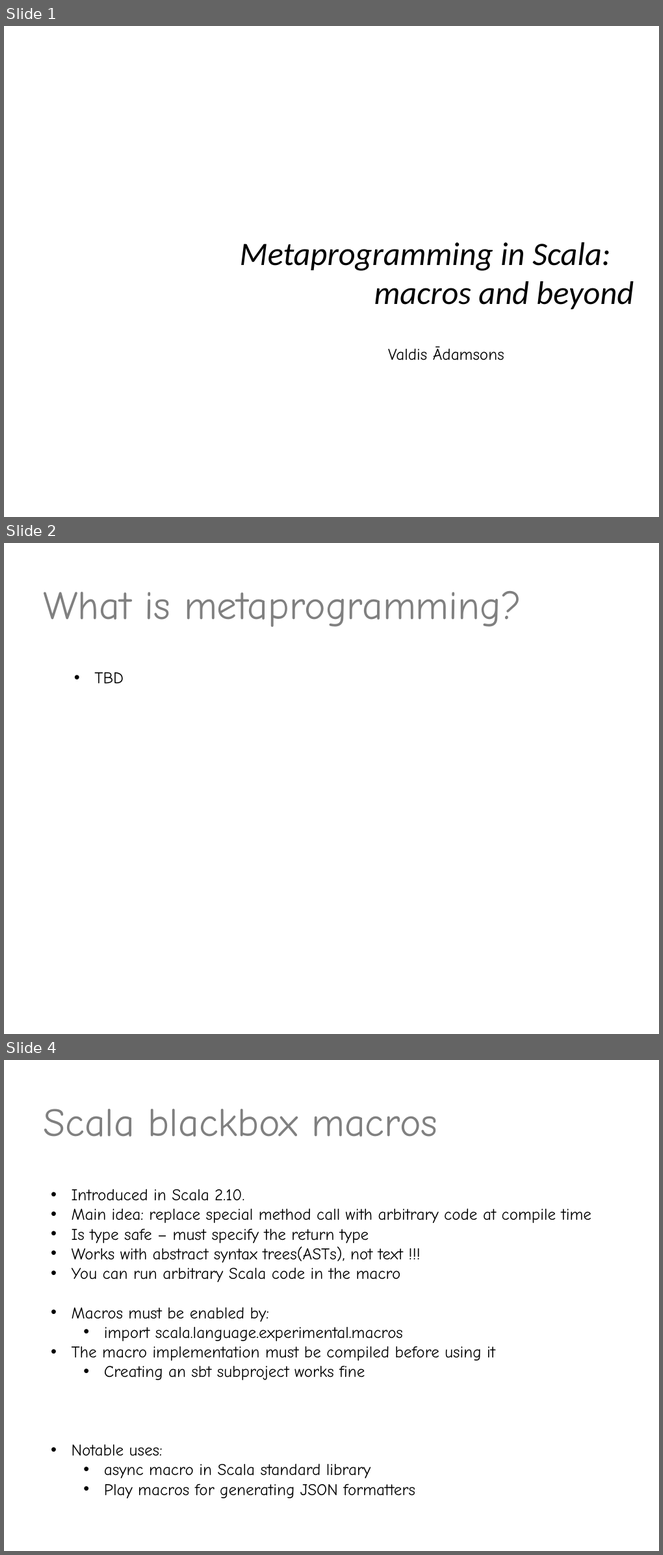
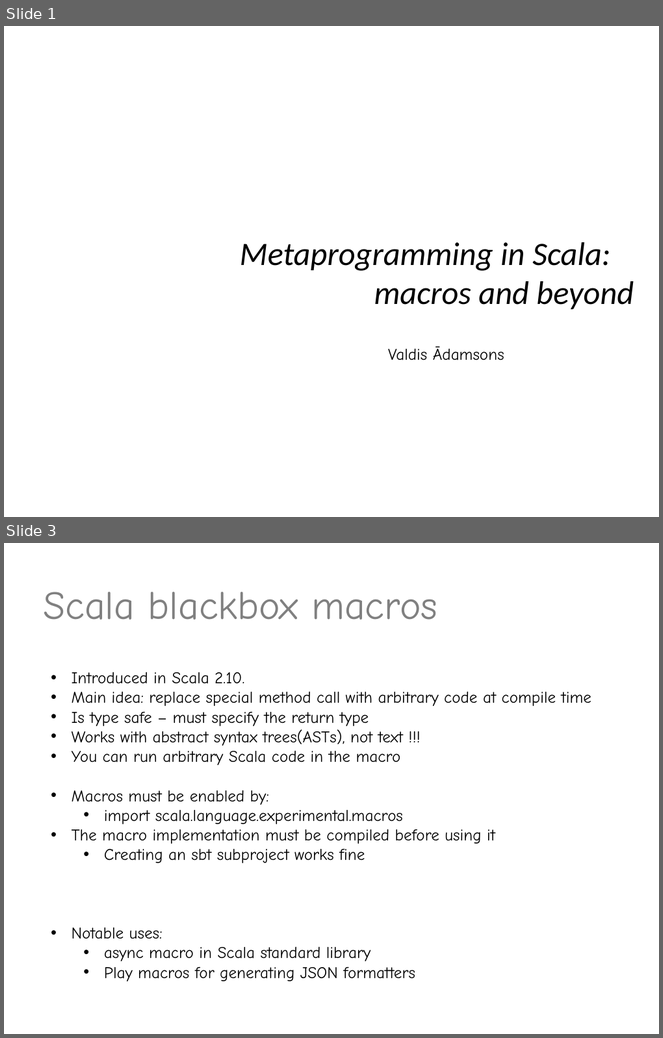
Before and after one commit to valdisxp1/scala-metaprograming-fun, a slide deck: Scala_metaprogramming.pptx. Shown one above the other, each under a label of ours: slides 1, 2 and 4 before the commit, slides 1 and 3 after it; the slides between them are not shown. The pictures are 663x1555 and 663x1038 pixels, drawn with LibreOffice and Linux fonts; fonts in the diff are those of the drawing. Boxes give left, top, right and bottom in pixels: in the first picture for what was removed or moved away, otherwise in the second. Text is boxed around its words. In the diff, an @@ line names an element or a change of style, - is before the commit and + after.

```diff
--- a/Scala_metaprogramming.pptx
+++ b/Scala_metaprogramming.pptx
@@ slide 2 removed at (4, 543, 659, 1034), background #FFFFFF @@
@@ title removed at (43, 591, 521, 627) @@
-What is metaprogramming?
@@ text removed at (94, 672, 124, 684) @@
-• TBD
@@ what was slide 4 is now slide 3 @@
```
Also in this commit, not shown: 1 slide changed.
